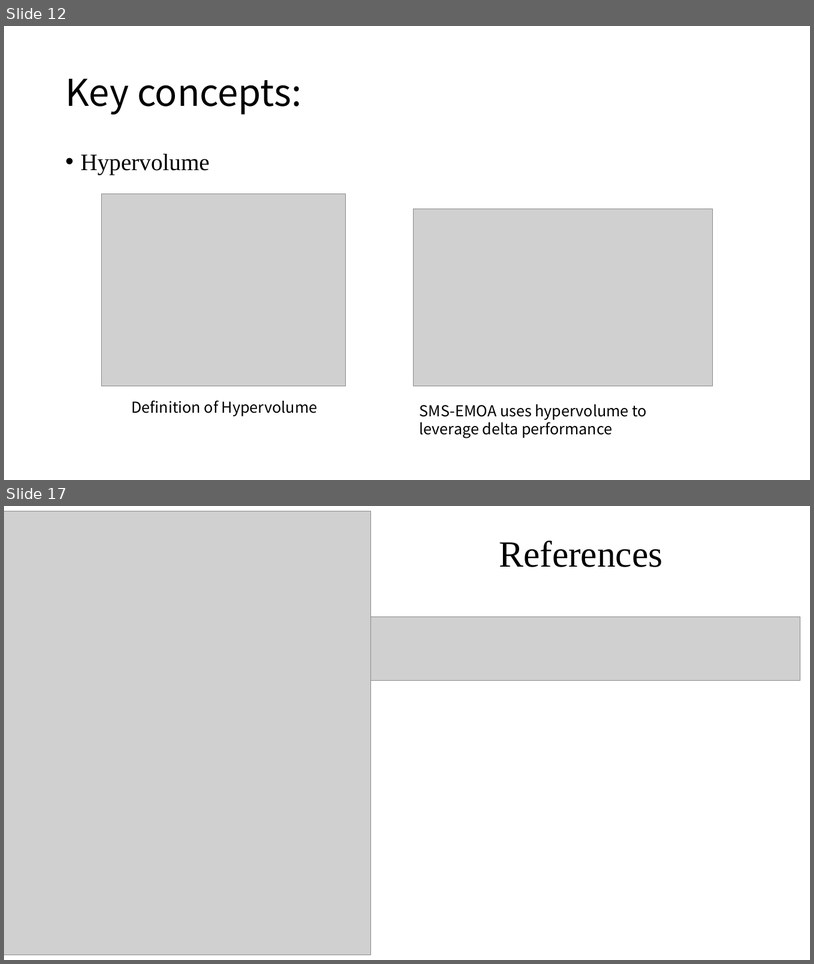
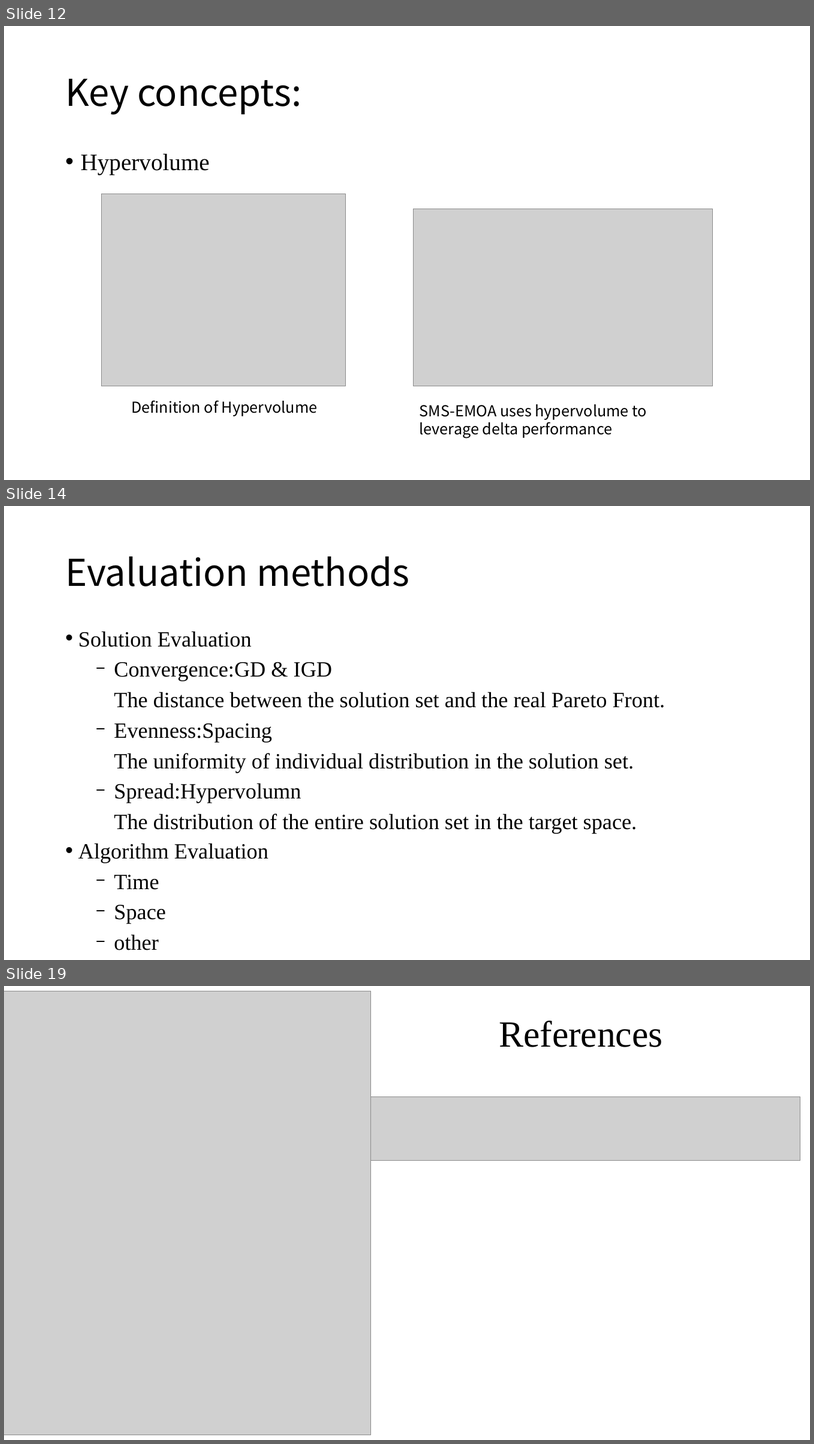
Before and after one commit to Nore-i/GP-Hybrid, a slide deck: presentation-first.pptx. Shown one above the other, each under a label of ours: slides 12 and 17 before the commit, slides 12, 14 and 19 after it; the slides between them are not shown. The pictures are 814x964 and 814x1444 pixels, drawn with LibreOffice and Linux fonts; fonts in the diff are those of the drawing; grey boxes stand for pictures. Boxes give left, top, right and bottom in pixels: in the first picture for what was removed or moved away, otherwise in the second. Text is boxed around its words. In the diff, an @@ line names an element or a change of style, - is before the commit and + after.

```diff
--- a/presentation-first.pptx
+++ b/presentation-first.pptx
@@ slide 14 added at [4,506,810,960], background #FFFFFF @@
@@ title added at [65,556,410,586], 44 pt, text #000000 @@
+Evaluation methods
@@ text added at [78,631,666,950], 25.9 pt, text #000000 @@
+• Solution Evaluation
+  − Convergence:GD & IGD
+  The distance between the solution set and the real Pareto Front.
+  − Evenness:Spacing
+  The uniformity of individual distribution in the solution set.
+  − Spread:Hypervolumn
+  The distribution of the entire solution set in the target space.
+• Algorithm Evaluation
+  − Time
+  − Space
+  − other
@@ what was slide 17 is now slide 19 @@
```
Also in this commit, not shown: 14 slides changed, 1 other slide added.
